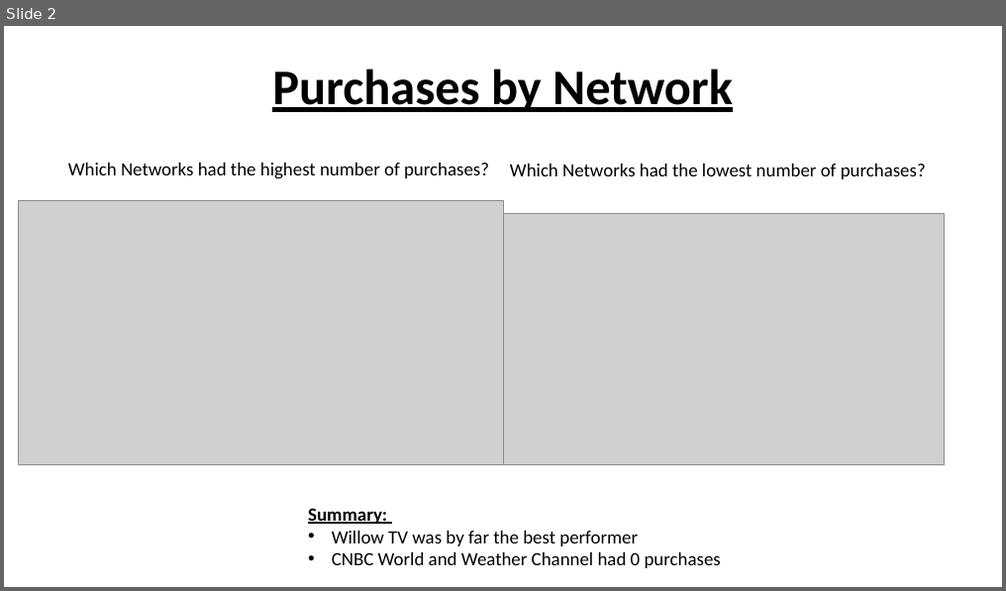
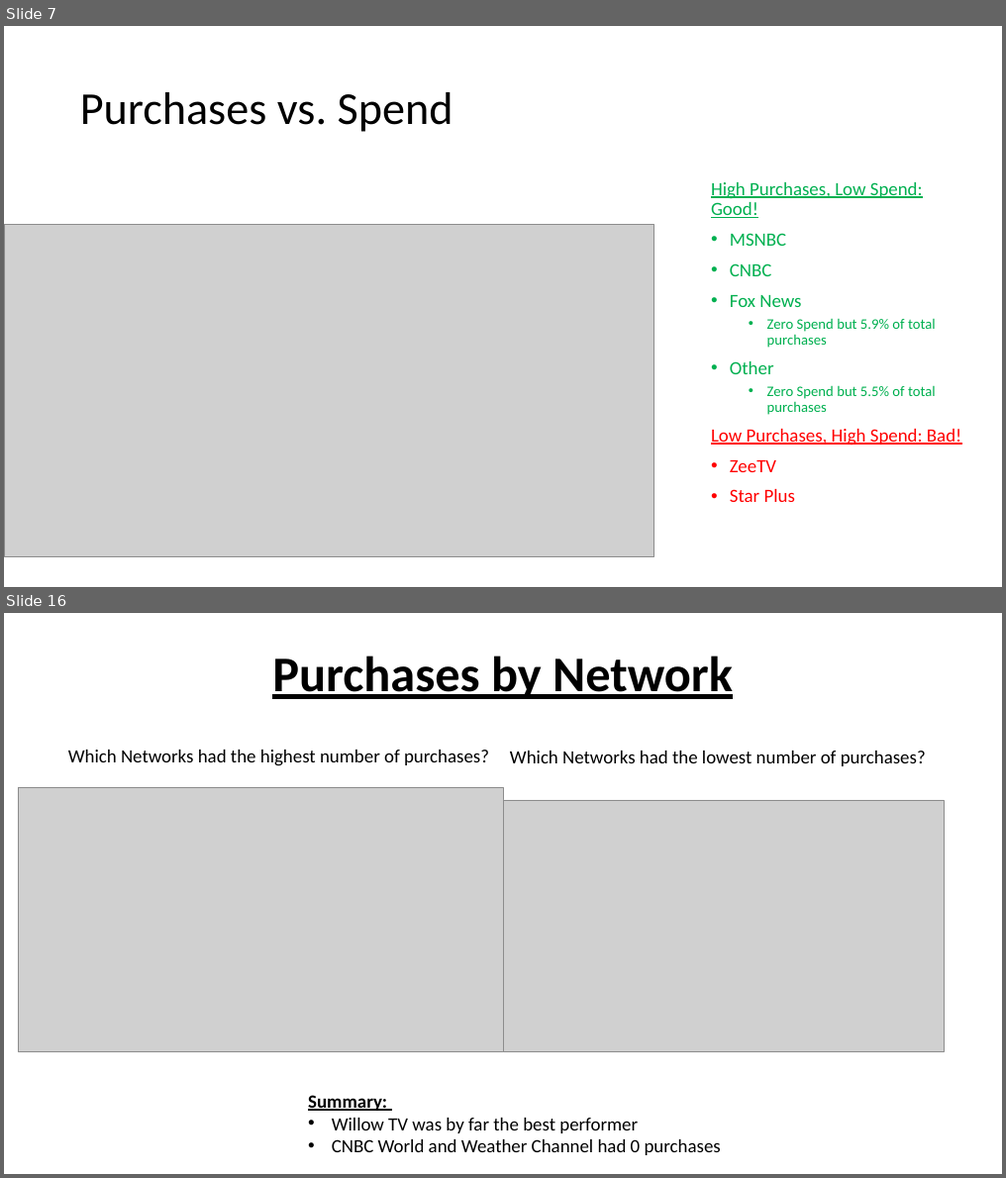
Before and after one commit to papir805/telepulse_ad_campaign_report, a slide deck: companyxyz_presentation.pptx. Shown one above the other, each under a label of ours: slide 2 before the commit, slides 7 and 16 after it; the slides between them are not shown. The pictures are 1006x591 and 1006x1178 pixels, drawn with LibreOffice and Linux fonts; fonts in the diff are those of the drawing; grey boxes stand for pictures. Boxes give left, top, right and bottom in pixels: in the first picture for what was removed or moved away, otherwise in the second. Text is boxed around its words. In the diff, an @@ line names an element or a change of style, - is before the commit and + after.

```diff
--- a/companyxyz_presentation.pptx
+++ b/companyxyz_presentation.pptx
@@ slide 7 added at box(4, 26, 1002, 587), background #FFFFFF @@
@@ title added at box(80, 92, 453, 132), 44 pt, text #000000 @@
+Purchases vs. Spend
@@ text added at box(711, 182, 961, 502), 18 pt, text #00B050 @@
+High Purchases, Low Spend: Good!
+• MSNBC
+• CNBC
+• Fox News
+  • Zero Spend but 5.9% of total purchases
+• Other
+  • Zero Spend but 5.5% of total purchases
+Low Purchases, High Spend: Bad!
+• ZeeTV
+• Star Plus
@@ picture added at box(4, 225, 653, 558) @@
@@ what was slide 2 is now slide 16 @@
```
Also in this commit, not shown: 1 slide changed, 13 other slides added, 1 slide removed, 10 other files.
